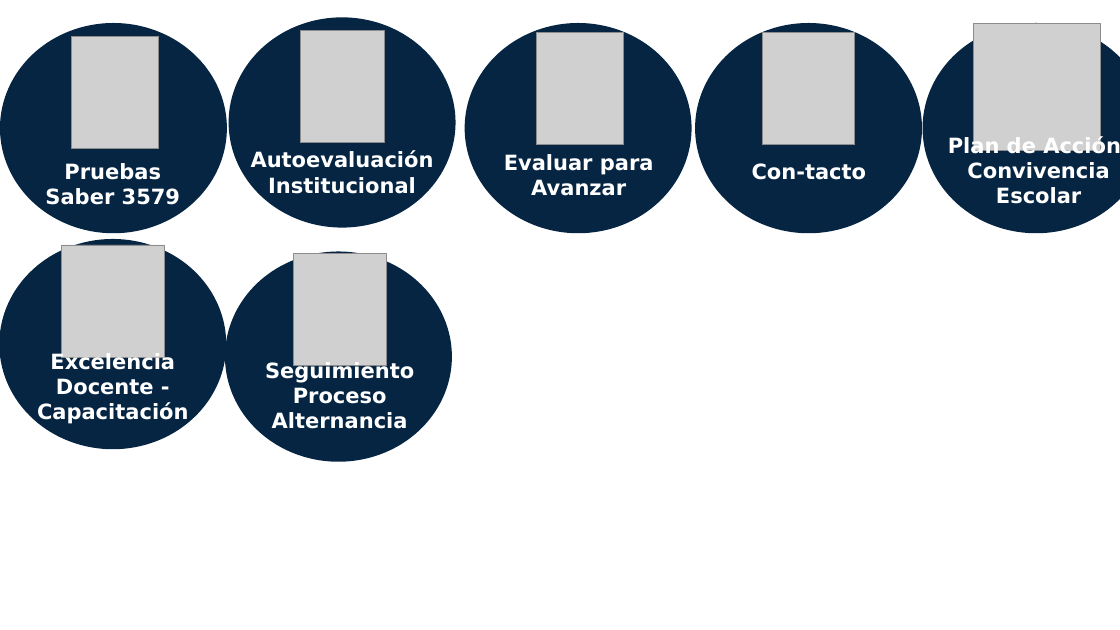
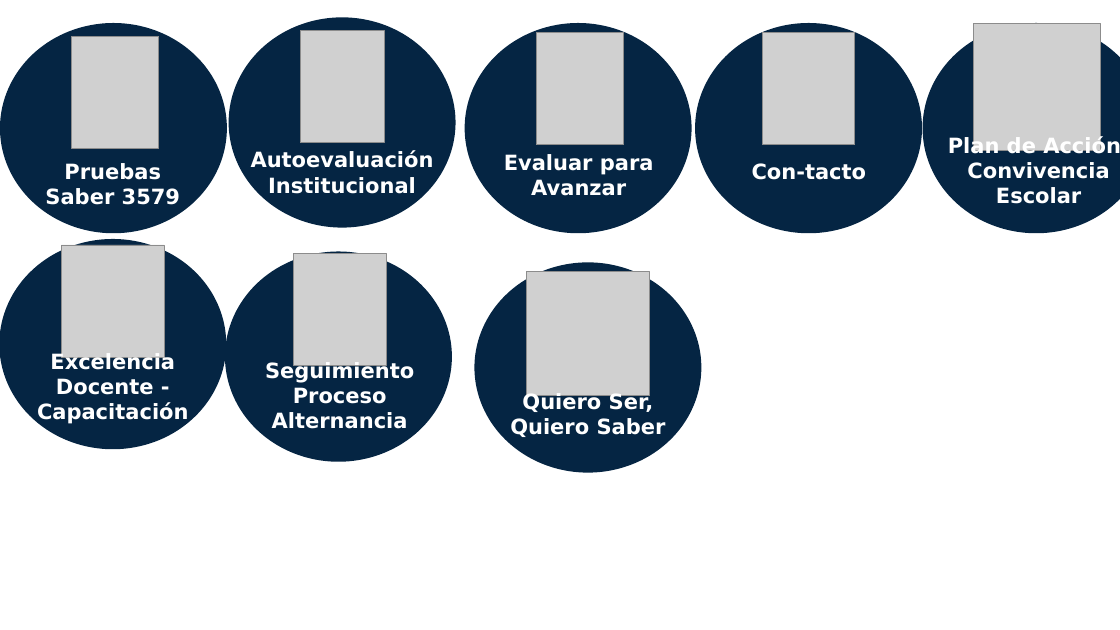
Before and after one commit to gmartinez-code/Im-genes-DAshboard-de-Inicio, a slide deck: slide 4 of IMAGENES/ICONOS PLANEAMIENTO.pptx. Drawn at 1120x630 pixels with LibreOffice and Linux fonts; fonts in the diff are those of the drawing; grey boxes stand for pictures. Boxes give left, top, right and bottom in pixels: in the first picture for what was removed or moved away, otherwise in the second. Text is boxed around its words. In the diff, an @@ line names an element or a change of style, - is before the commit and + after.

```diff
--- a/IMAGENES/ICONOS PLANEAMIENTO.pptx
+++ b/IMAGENES/ICONOS PLANEAMIENTO.pptx
@@ ellipse added at (475,262,702,472), fill #052543 @@
@@ picture added at (526,272,649,396) @@
@@ text added at (510,392,666,437), 18 pt, text #FFFFFF, bold @@
+Quiero Ser, Quiero Saber
```
